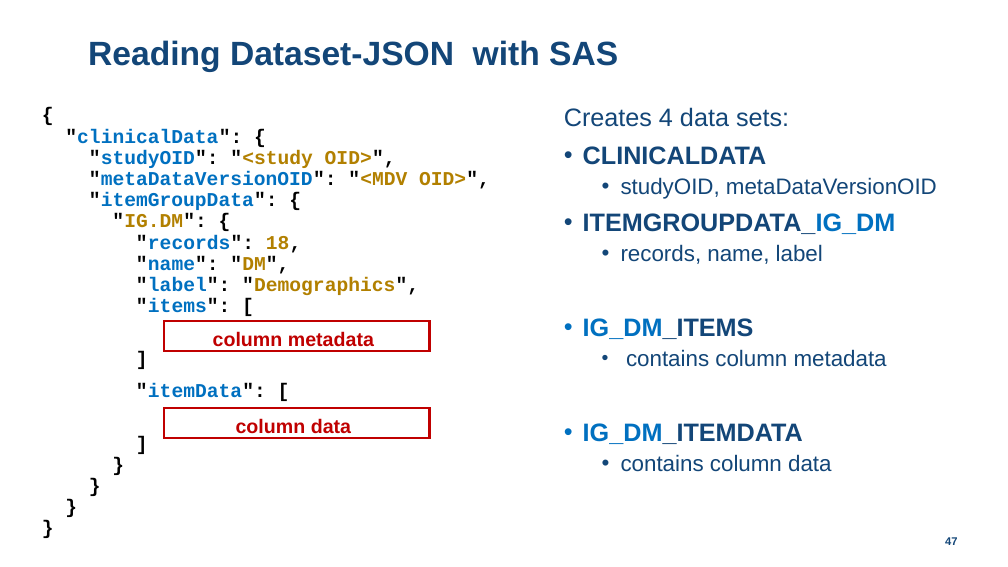
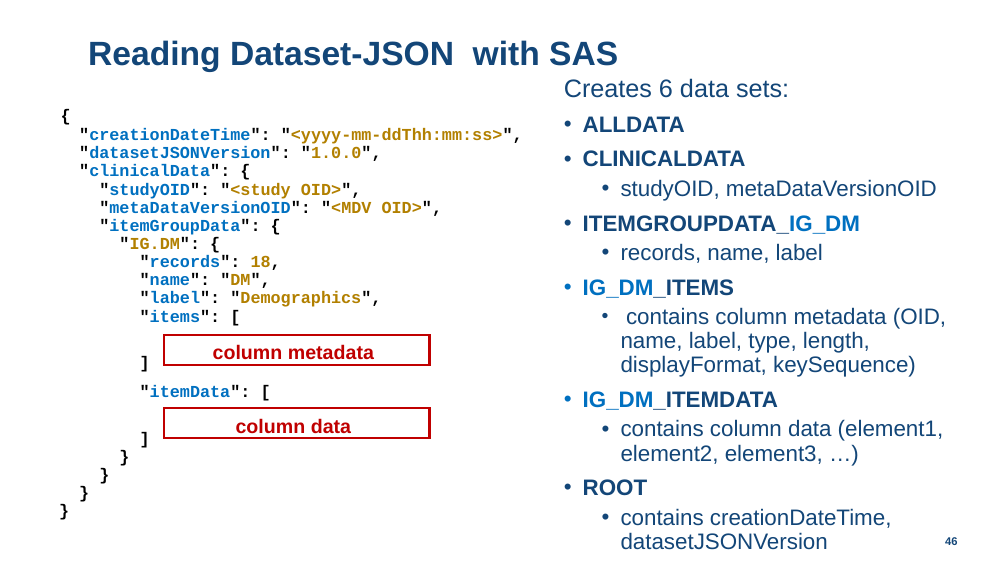
Before and after one commit to lexjansen/dataset-json-sas, a slide deck: slide 46 of doc/Dataset-JSON-SAS-implementation.pptx (slide 47 before the commit). Drawn at 1008x567 pixels with LibreOffice and Linux fonts; fonts in the diff are those of the drawing; background and template pictures are left out. Boxes give left, top, right and bottom in pixels: in the first picture for what was removed or moved away, otherwise in the second. Text is boxed around its words. In the diff, an @@ line names an element or a change of style, - is before the commit and + after.

```diff
--- a/doc/Dataset-JSON-SAS-implementation.pptx
+++ b/doc/Dataset-JSON-SAS-implementation.pptx
@@ text "Creates 6 data sets:": place and size @@
-text "Creates 6 data sets:" at bbox=[564, 107, 937, 472]
+text "Creates 6 data sets:" at bbox=[564, 78, 946, 528]
@@ text at bbox=[564, 78, 789, 132]: text changed @@
-Creates 4 data sets:
+Creates 6 data sets:
+• ALLDATA
@@ text "{ "creationDateTime": "<yyyy-mm-ddThh:mm:ss>", "datasetJSONV ...": place and size @@
-text "{ "creationDateTime": "<yyyy-mm-ddThh:mm:ss>", "datasetJSONV ..." at bbox=[65, 129, 490, 398]
+text "{ "creationDateTime": "<yyyy-mm-ddThh:mm:ss>", "datasetJSONV ..." at bbox=[79, 128, 523, 397]
@@ text at bbox=[79, 128, 523, 322]: text changed; size 14 to 12 pt @@
-{
-"clinicalData": {
-"studyOID": "<study OID>",
-"metaDataVersionOID": "<MDV OID>",
-"itemGroupData": {
-"IG.DM": {
-"records": 18,
-"name": "DM",
-"label": "Demographics",
-"items": [
+{
+"creationDateTime": "<yyyy-mm-ddThh:mm:ss>",
+"datasetJSONVersion": "1.0.0",
+"clinicalData": {
+"studyOID": "<study OID>",
+"metaDataVersionOID": "<MDV OID>",
+"itemGroupData": {
+"IG.DM": {
+"records": 18,
+"name": "DM",
+"label": "Demographics",
+"items": [
@@ text at bbox=[583, 150, 860, 410]: size 18 to 16 pt in "CLINICALDATA", "ITEMGROUPDATA_IG_DM", "IG_DM_ITEMS", "IG_DM_ITEMDATA" @@
@@ text at bbox=[621, 307, 946, 377]: text changed @@
-  • contains column metadata
+  • contains column metadata (OID, name, label, type, length, displayFormat, keySequence)
@@ rectangle "column metadata": place and size @@
-rectangle "column metadata" at bbox=[164, 322, 429, 352]
+rectangle "column metadata" at bbox=[164, 335, 429, 365]
@@ text at bbox=[140, 385, 251, 397]: size 14 to 12 pt in "]", ""itemData": [", "] } } } }" @@
@@ text at bbox=[583, 419, 943, 528]: text changed @@
-  • contains column data
+  • contains column data (element1, element2, element3, …)
+• ROOT
+  • contains creationDateTime, datasetJSONVersion
@@ page number at bbox=[945, 536, 957, 547]: text changed @@
-47
+46
```
Also in this commit, not shown: 10 other slides changed, 1 slide removed, 2 other files.
